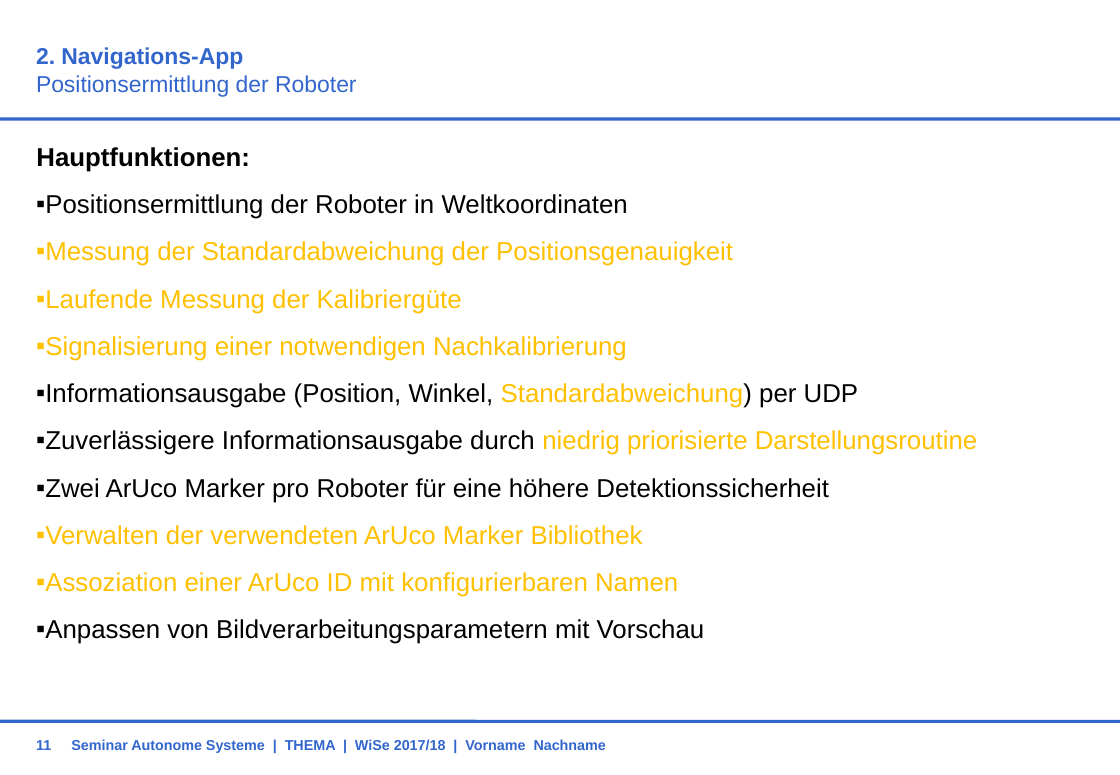
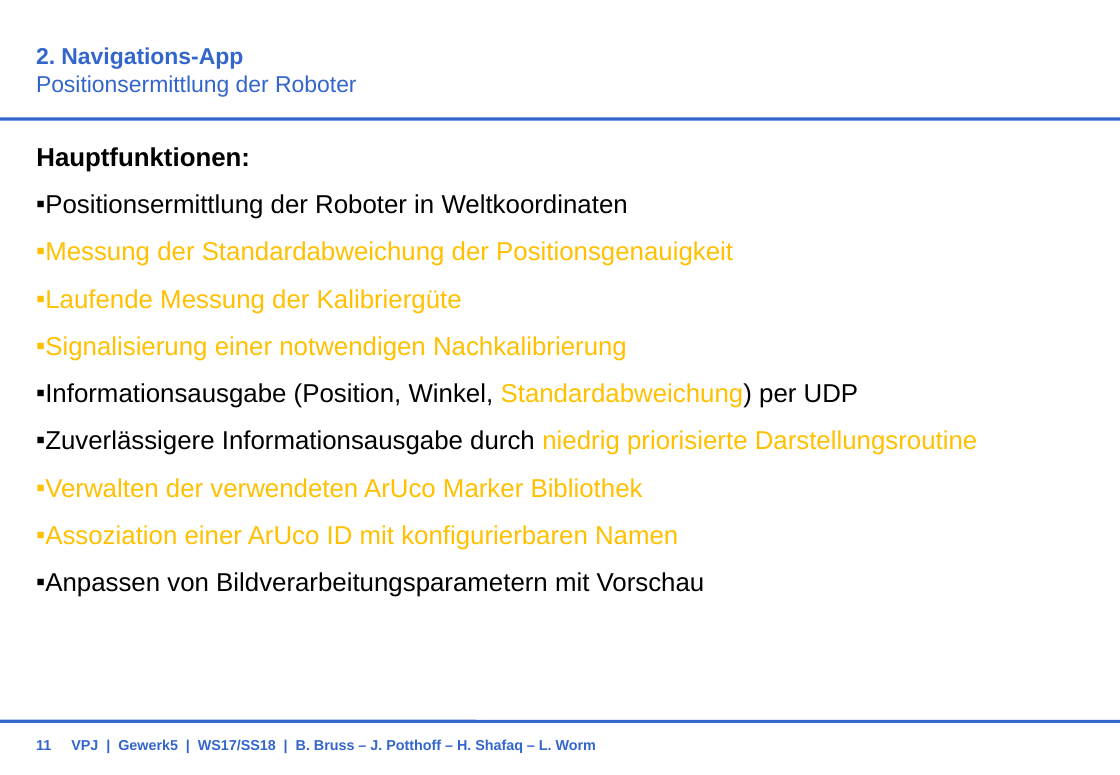
Before and after one commit to BBRUSS/VPJW17G5, a slide deck: slide 11 of 11_Orga/KonzeptG5.ppt. Drawn at 1120x775 pixels with LibreOffice and Linux fonts; fonts in the diff are those of the drawing; background and template pictures are left out. Boxes give left, top, right and bottom in pixels: in the first picture for what was removed or moved away, otherwise in the second. Text is boxed around its words. In the diff, an @@ line names an element or a change of style, - is before the commit and + after.

```diff
--- a/11_Orga/KonzeptG5.ppt
+++ b/11_Orga/KonzeptG5.ppt
@@ text at (36, 478, 829, 503): paragraph removed @@
-  ▪ Zwei ArUco Marker pro Roboter für eine höhere Detektionssicherheit
@@ text at (71, 739, 596, 753): text changed @@
-Seminar Autonome Systeme | THEMA | WiSe 2017/18 | Vorname Nachname
+VPJ | Gewerk5 | WS17/SS18 | B. Bruss – J. Potthoff – H. Shafaq – L. Worm
```
Also in this commit, not shown: 12 other slides changed, 1 other file.
